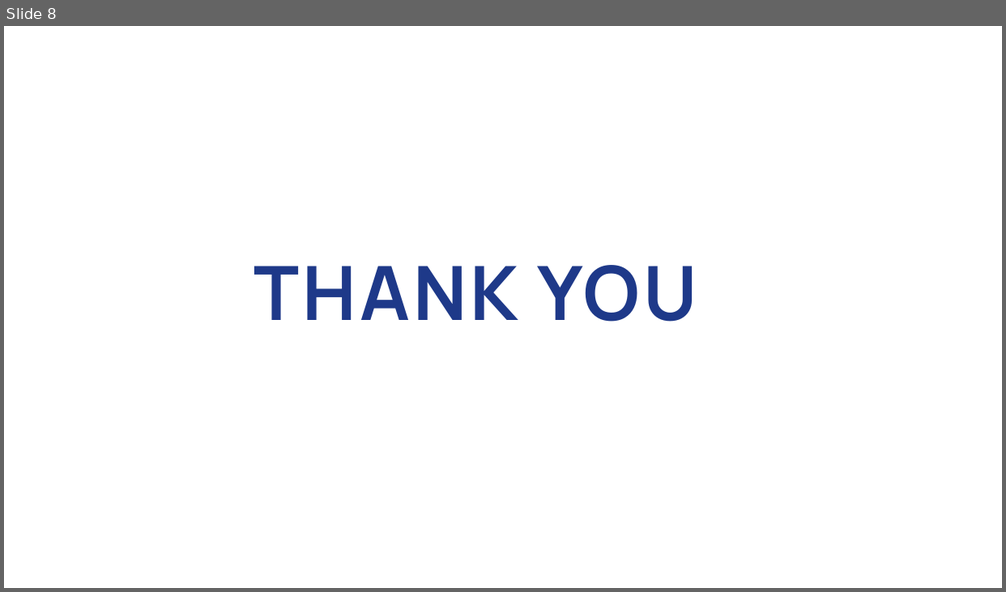
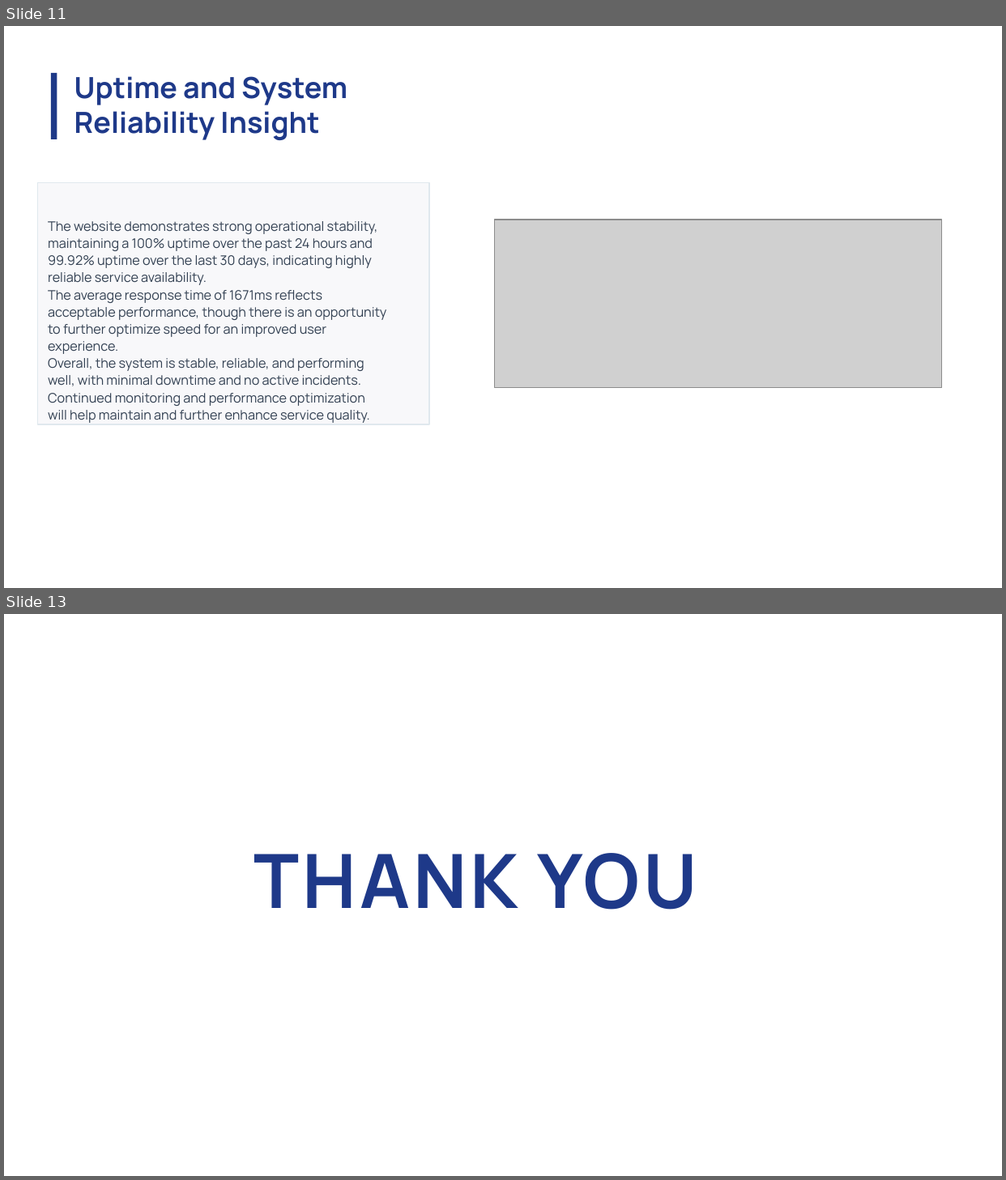
Before and after one commit to Rakinzi/reports, a slide deck: src/reports/report-templates/new/Econet Infraco March Website Report.pptx. Shown one above the other, each under a label of ours: slide 8 before the commit, slides 11 and 13 after it; the slides between them are not shown. The pictures are 1006x592 and 1006x1180 pixels, drawn with LibreOffice and Linux fonts; fonts in the diff are those of the drawing; grey boxes stand for pictures. Boxes give left, top, right and bottom in pixels: in the first picture for what was removed or moved away, otherwise in the second. Text is boxed around its words. In the diff, an @@ line names an element or a change of style, - is before the commit and + after.

```diff
--- a/src/reports/report-templates/new/Econet Infraco March Website Report.pptx
+++ b/src/reports/report-templates/new/Econet Infraco March Website Report.pptx
@@ slide 11 added at (x1=4, y1=26, x2=1002, y2=588), background #FFFFFF @@
@@ freeform shape added at (x1=51, y1=73, x2=57, y2=139), fill #1E3988 @@
@@ title added at (x1=74, y1=76, x2=347, y2=140), 21 pt, text #1E3989, bold @@
+Uptime and System Reliability Insight
@@ rectangle added at (x1=37, y1=182, x2=429, y2=425), fill #F8F8FA, outline #E0E8EE 0.72 pt, 9.5 pt, text #334153 @@
+The website demonstrates strong operational stability,
+maintaining a 100% uptime over the past 24 hours and
+99.92% uptime over the last 30 days, indicating highly
+reliable service availability.
+The average response time of 1671ms reflects
+acceptable performance, though there is an opportunity
+to further optimize speed for an improved user
+experience.
+Overall, the system is stable, reliable, and performing
+well, with minimal downtime and no active incidents.
+Continued monitoring and performance optimization
+will help maintain and further enhance service quality.
@@ picture added at (x1=495, y1=220, x2=942, y2=387) @@
@@ what was slide 8 is now slide 13 @@
```
Also in this commit, not shown: 7 slides changed, 4 other slides added, 2 other files.
